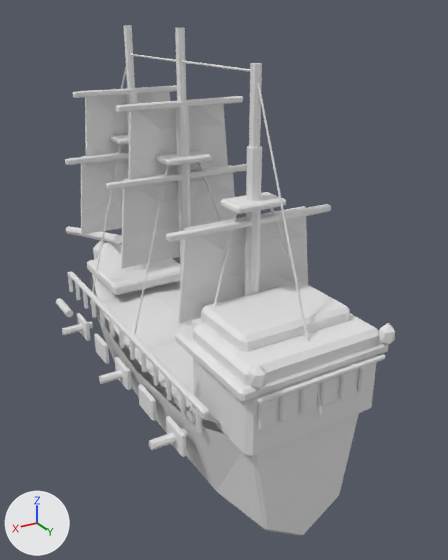
A saved change to the Blender file ArtSource/Models/Blender/ShipsV03/player_tier_4_v03.blend.
Both versions are drawn from a 50 mm camera at (2.08, 4.06, 2.83) aimed at (-0.45, -0.17, 0.71). Arrows for +X, +Y and +Z are at lower left; the lights stay in place. The picture after the commit comes second.

In view in the first picture: 'Bowsprit_Main', 'Forecastle_Deck', 'Mast_3_Lower', 'Sail_1_1', 'Sail_1_2', 'Sail_2_1', 'Sail_2_2', 'Sail_3_1', 'Stern_Gallery_Window_1', 'Stern_Gallery_Window_2', 'Stern_Gallery_Window_3', 'Stern_Gallery_Window_4', 'Stern_Gallery_Window_5', 'Stern_Gallery_Window_6', 'Stern_GreatCabin', 'Stern_Lantern_-1', 'Stern_Lantern_1', 'Stern_Quarterdeck', 'Tier_4_Lofted_Deck', 'Tier_4_Lofted_Hull', 'Upper_Stern_Castle' and 47 more.
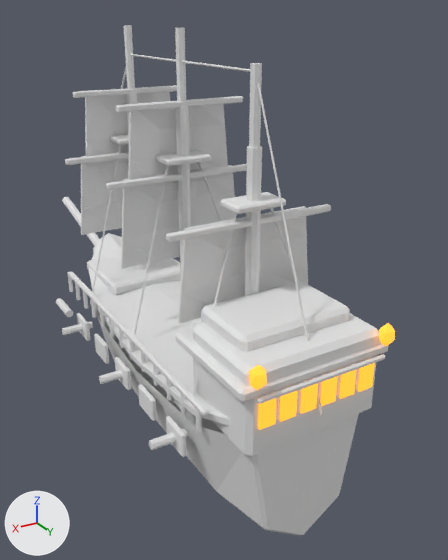
What differs and where, as boxes (x1, y1, x2, y2) in the pictures (448 x 560 px):
```json
{"object": "Tier_4_Lofted_Deck", "change": "reshaped", "before": [92, 242, 220, 424], "after": [88, 233, 230, 426], "on screen": "11% wider, 6% taller"}
{"object": "Bowsprit_Main", "change": "turned", "before": [65, 226, 122, 244], "after": [62, 197, 99, 246]}
{"object": "Stern_Gallery_Window_1", "change": "recoloured, surface changed", "before": [258, 398, 276, 430], "after": [258, 398, 276, 430]}
{"object": "Stern_Gallery_Window_2", "change": "recoloured, surface changed", "before": [279, 391, 298, 422], "after": [279, 391, 298, 422]}
{"object": "Stern_Gallery_Window_3", "change": "recoloured, surface changed", "before": [300, 383, 318, 414], "after": [300, 383, 318, 414]}
{"object": "Stern_Gallery_Window_4", "change": "recoloured, surface changed", "before": [320, 376, 338, 406], "after": [320, 376, 338, 406]}
{"object": "Stern_Gallery_Window_5", "change": "recoloured, surface changed", "before": [339, 370, 356, 399], "after": [339, 370, 356, 399]}
{"object": "Stern_Gallery_Window_6", "change": "recoloured, surface changed", "before": [358, 363, 375, 392], "after": [358, 363, 375, 392]}
{"object": "Stern_Lantern_-1", "change": "recoloured, surface changed", "before": [249, 365, 267, 390], "after": [249, 365, 267, 390]}
{"object": "Stern_Lantern_1", "change": "recoloured, surface changed", "before": [379, 323, 395, 346], "after": [379, 323, 395, 346]}
```

Scene script edits in JSON lines:
```json
{"op": "set", "path": "mat_glassglow_v03.base_color", "old": "(0.8, 0.8, 0.8)", "new": "(1.0, 0.35, 0.025)", "note": "white #e7e7e7 -> orange #ffa02c"}
{"op": "add", "block": "mat_glassglow_v03", "code": "mat_glassglow_v03.emission_color = (1.0, 0.35, 0.025)  # orange #ffa02c"}
{"op": "add", "block": "mat_glassglow_v03", "code": "mat_glassglow_v03.emission_strength = 1.4"}
{"block": "me_tier_4_lofted_hull_deckmesh", "where": "# used by ob_tier_4_lofted_deck; location = (0.0, 0.0, 0.0); rotation_euler = (0.0, 0.0, 3.142), in degrees (0, 0, 180)"}
{"op": "remove", "block": "me_tier_4_lofted_hull_deckmesh", "code": "me_tier_4_lofted_hull_deckmesh.from_pydata(...)  # 18 vertices, 10 faces; spans x -0.56..0.56, y -1.62..1.71, z 0.43..0.68"}
{"op": "add", "block": "me_tier_4_lofted_hull_deckmesh", "code": "me_tier_4_lofted_hull_deckmesh.from_pydata(...)  # 36 vertices, 34 faces; spans x -0.61..0.61, y -1.62..1.71, z 0.47..0.77"}
{"block": "me_tier_4_lofted_hull_deckmesh", "change": "me_tier_4_lofted_hull_deckmesh part 1: the whole mesh is rebuilt"}
{"op": "set", "path": "ob_bowsprit_main.rotation_euler", "old": "(1.344, 0.0, 3.142)", "new": "(-1.344, 0.0, 3.142)", "note": "degrees (77, 0, 180) -> degrees (-77, 0, 180)"}
```
